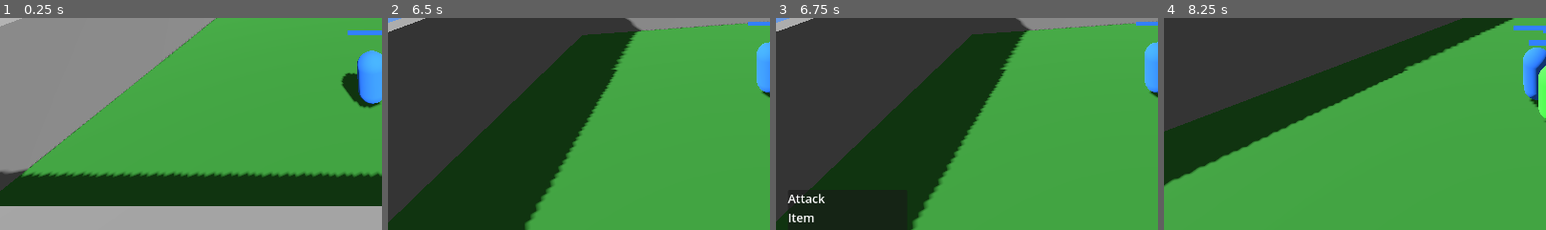
Above: before the commit, frames 1-4 (left to right).
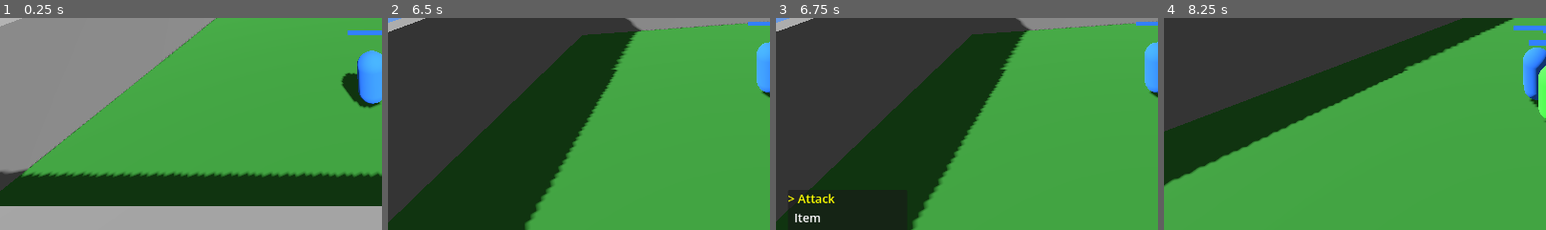
Above: after the commit, the same moments.

Repository: sphenlee/gauntlet
Game: Godot game, scene res://scenes/main.tscn
Two runs of this game, one before a commit and one after it. Both use one fixed random seed, a clock stepped at 60 frames per second and the inputs below.
Inputs:
- Up to frame 1 (0.25 s): no input
- Up to frame 2 (6.5 s): tap Enter (action_confirm) at 0.5, 2 s; hold D (move_right) 0.53-1.28 s; hold Enter (action_confirm) 0.53-1.28 s; hold S (move_down) 1.28-2.03 s; tap Down (camera_down) at 1.35 s; hold D (move_right) 2.03-2.78 s; tap Left (camera_left) at 2.1 s; hold W (move_up) 2.78-3.53 s; tap Right (camera_right) at 2.85 s; hold A (move_left) 3.53-5.03 s; tap Up (camera_up) at 3.6 s; tap E (enemy_select_next) at 4.35 s; hold S (move_down) 5.03-5.78 s; hold Q (enemy_select_prev) 5.03-5.78 s; hold D (move_right) from 5.78 s (still down); tap Tab (leader_switch_next) at 5.85 s
- Up to frame 3 (6.75 s): release D (move_right) at 6.53 s; hold W (move_up) from 6.53 s (still down); hold Enter (action_confirm) from 6.53 s (still down)
- Up to frame 4 (8.25 s): release W (move_up) at 7.28 s; release Enter (action_confirm) at 7.28 s; hold D (move_right) 7.28-8.03 s; tap Down (camera_down) at 7.35 s; tap Enter (action_confirm) at 8 s; hold S (move_down) from 8.03 s (still down); tap Left (camera_left) at 8.1 s
The pictures show only the part of the screen within x 0-50%, y 43-93%; the shares and areas given below are measured in that part.

Frames 1-2 are identical in both runs. In frame 3, 0.6% of the frame differs, in the area x 3-16%, y 82-97%; in frame 4, nothing differs.
Error before the commit: Out of bounds get index '2' (on base: 'Array[String]') (res://scripts/ui/command_menu.gd:87)

Commit message:
Fix out-of-bounds error when opening command menu
_build_menu() used queue_free() to remove old labels, but queue_free
is deferred - old children still existed when _update_selection() ran,
causing index mismatch. Use remove_child() + free() for immediate
removal instead.

Co-authored-by: Copilot <223556219+Copilot@users.noreply.github.com>

Diff:
--- a/scripts/ui/command_menu.gd
+++ b/scripts/ui/command_menu.gd
@@ -24,7 +24,8 @@
 
 func _build_menu() -> void:
 	for child in list.get_children():
-		child.queue_free()
+		list.remove_child(child)
+		child.free()
 
 	if in_submenu:
 		_build_submenu()
